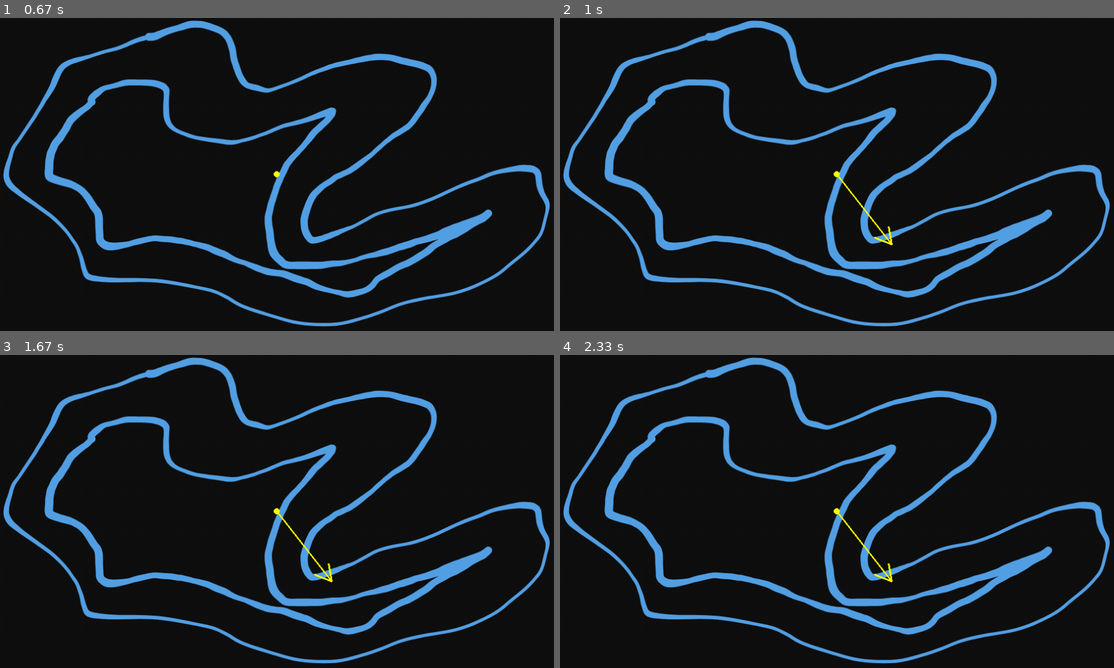
Above: before the commit, frames 1-4 (two rows, left to right).
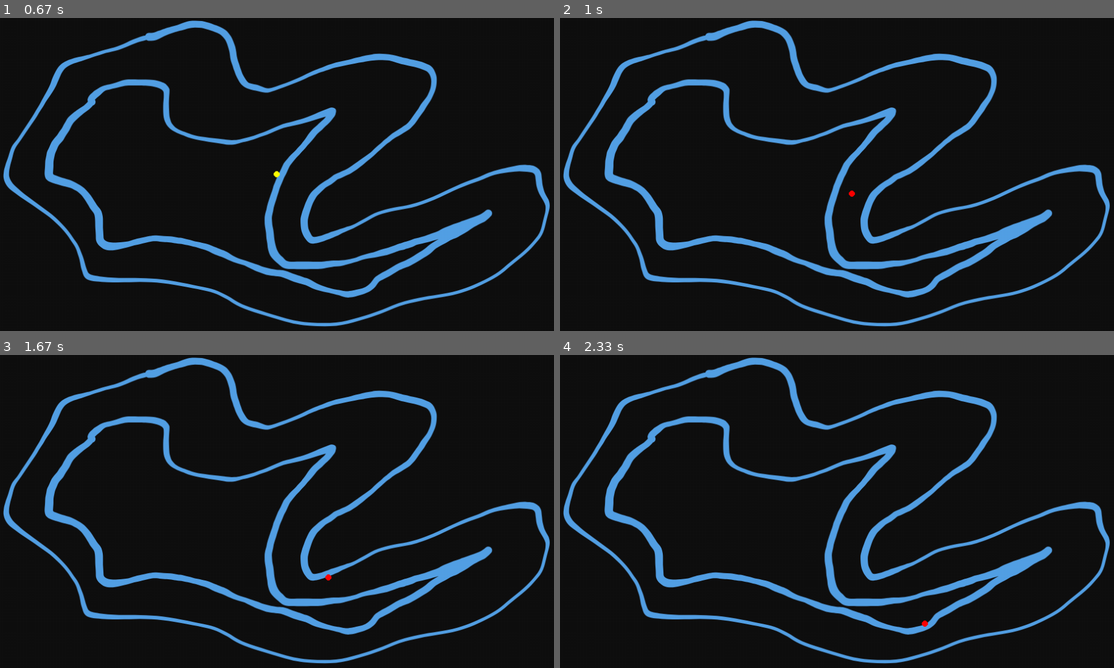
Above: after the commit, the same moments.

Repository: emmanuelvende/BouncingBalls
Game: pygame game, started from main.py
Same seed, same stepped clock (60 frames per second), same inputs: the game is played once before the commit and once after it.
Inputs (mouse positions are in pixels of both pictures, inside the frame that each line leads up to):
- Up to frame 1 (0.67 s): click (277, 174) at 0.38 s
- Up to frame 2 (1 s): click (892, 243) at 0.72 s
- Up to frame 3 (1.67 s): no input
- Up to frame 4 (2.33 s): no input

Frame 1 is identical in both runs. In frame 2, 0.2% of the frame differs, in the area x 49-61%, y 48-73%; in frame 3, 0.2%; in frame 4, 0.2%, in the area x 49-67%, y 48-87%.

Commit message:
Setting true speed and moving the ball

Diff:
--- a/ball.py
+++ b/ball.py
@@ -1,5 +1,8 @@
 import pygame
 import morepygame.arrow
+from pygame.math import Vector2 as Vec
+
+# from morepygame.utils import *
 
 RED = 255, 0, 0
 YELLOW = 255, 255, 0
@@ -8,17 +11,26 @@
 class Ball:
     def __init__(self):
         self.r = 5
-        self.pos = 0, 0
+        self.pos_vec = Vec(0, 0)
 
     def draw_body(self, surface):
-        pygame.draw.circle(surface, RED, self.pos, self.r)
+        pygame.draw.circle(surface, RED, self.pos_vec, self.r)
 
-    def set_speed(self, surface, speed_pos):
+    def set_pos(self, pos):
+        self.pos_vec = Vec(pos)
+
+    def draw_speed(self, surface, speed_pos):
         """
         `speed_pos` is pygame (x,y) coordinates of a mouse click to set the speed as
         a vector end, considering the vector start as the already set postiion of the ball.
         """
-        pygame.draw.circle(surface, YELLOW, self.pos, self.r)
+        pygame.draw.circle(surface, YELLOW, self.pos_vec, self.r)
         morepygame.arrow.draw_arrow(
-            surface, start=self.pos, end=speed_pos, width=3, color=YELLOW
+            surface, start=self.pos_vec, end=speed_pos, width=3, color=YELLOW
         )
+
+    def set_speed(self, speed_pos):
+        self.speed_vec = Vec(speed_pos) - Vec(self.pos_vec)
+
+    def move(self, delay):
+        self.pos_vec += 0.001 * delay * self.speed_vec
--- a/main.py
+++ b/main.py
@@ -14,6 +14,7 @@
     context = statem.Context(the_ball)
 
     running = True
+    tick_delay = 0.0
     while running:
         screen.blit(decor_surf, (0, 0))
 
@@ -23,11 +24,11 @@
             elif event.type == pygame.MOUSEBUTTONDOWN:
                 context.click(screen)
 
-        context.idle(screen)
+        context.idle(screen, tick_delay)
 
         pygame.display.flip()
 
-        clock.tick(60)
+        tick_delay = clock.tick(60)
 
     pygame.quit()
 
--- a/statem.py
+++ b/statem.py
@@ -5,7 +5,7 @@
     def __init__(self, context):
         self.context = context
 
-    def idle(self, screen):
+    def idle(self, screen, delay):
         pass
 
     def click(self, screen):
@@ -16,12 +16,12 @@
 
 
 class StateSettingPos(State):
-    def idle(self, screen):
-        self.context.ball.pos = pygame.mouse.get_pos()
+    def idle(self, screen, delay):
+        self.context.ball.set_pos(pygame.mouse.get_pos())
         self.context.ball.draw_body(screen)
 
     def click(self, screen):
-        self.idle(screen)
+        self.context.ball.set_pos(pygame.mouse.get_pos())
         self.context.next_state()
 
     def next_state(self):
@@ -29,11 +29,21 @@
 
 
 class StateSettingSpeed(State):
-    def idle(self, screen):
-        self.context.ball.set_speed(screen, pygame.mouse.get_pos())
+    def idle(self, screen, delay):
+        self.context.ball.draw_speed(screen, pygame.mouse.get_pos())
 
     def click(self, screen):
-        print(f"yolo on {screen}")
+        self.context.ball.set_speed(pygame.mouse.get_pos())
+        self.context.next_state()
+
+    def next_state(self):
+        return StateMoving(self.context)
+
+
+class StateMoving(State):
+    def idle(self, screen, delay):
+        self.context.ball.move(delay)
+        self.context.ball.draw_body(screen)
 
 
 class Context:
@@ -41,8 +51,8 @@
         self.ball = ball
         self.state = StateSettingPos(self)
 
-    def idle(self, screen):
-        self.state.idle(screen)
+    def idle(self, screen, delay):
+        self.state.idle(screen, delay)
 
     def click(self, screen):
         self.state.click(screen)
